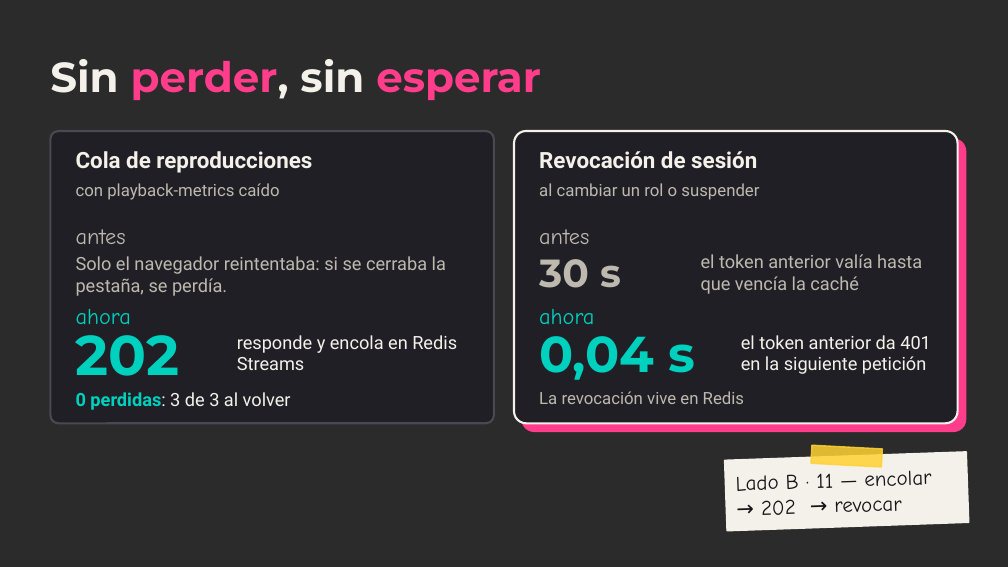
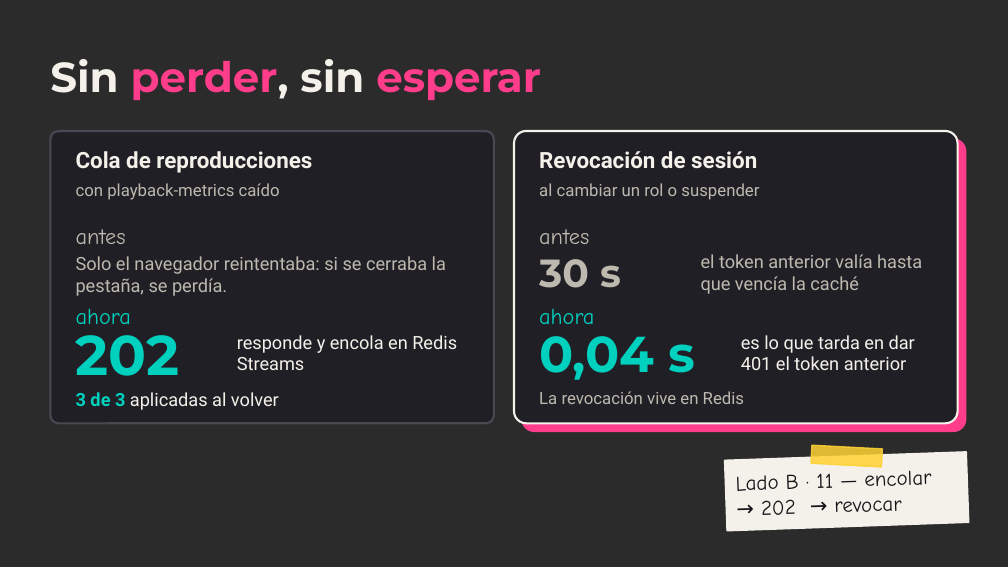
Before and after one commit to ChristianFRZ/FLDSMDFR, a slide deck: slide 11 of docs/presentacion/meloxo.pptx. Drawn at 1008x567 pixels with LibreOffice and Linux fonts; fonts in the diff are those of the drawing; background and template pictures are left out; a plain dark background stands for a picture behind light text. Boxes give left, top, right and bottom in pixels: in the first picture for what was removed or moved away, otherwise in the second. Text is boxed around its words. In the diff, an @@ line names an element or a change of style, - is before the commit and + after.

Commit message:
fix(presentacion): lado B·1 con 132 relevados, 3 de 3 aplicadas y 401 en 0,04 s

```diff
--- a/docs/presentacion/meloxo.pptx
+++ b/docs/presentacion/meloxo.pptx
@@ text at [741, 335, 915, 370]: text changed @@
-el token anterior da 401 en la siguiente petición
+es lo que tarda en dar 401 el token anterior
@@ text at [76, 392, 279, 410]: text changed @@
-0 perdidas: 3 de 3 al volver
+3 de 3 aplicadas al volver
```
Also in this commit, not shown: 2 other slides changed, 2 other files.
